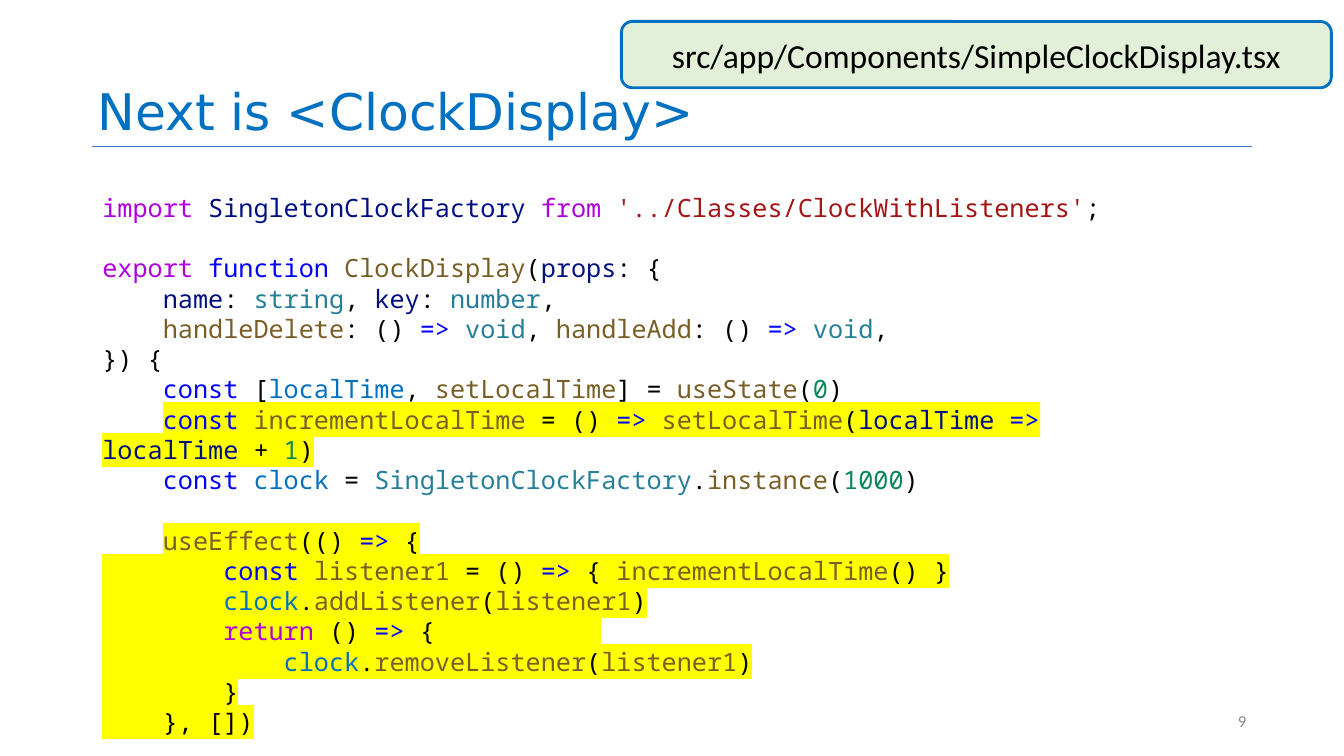
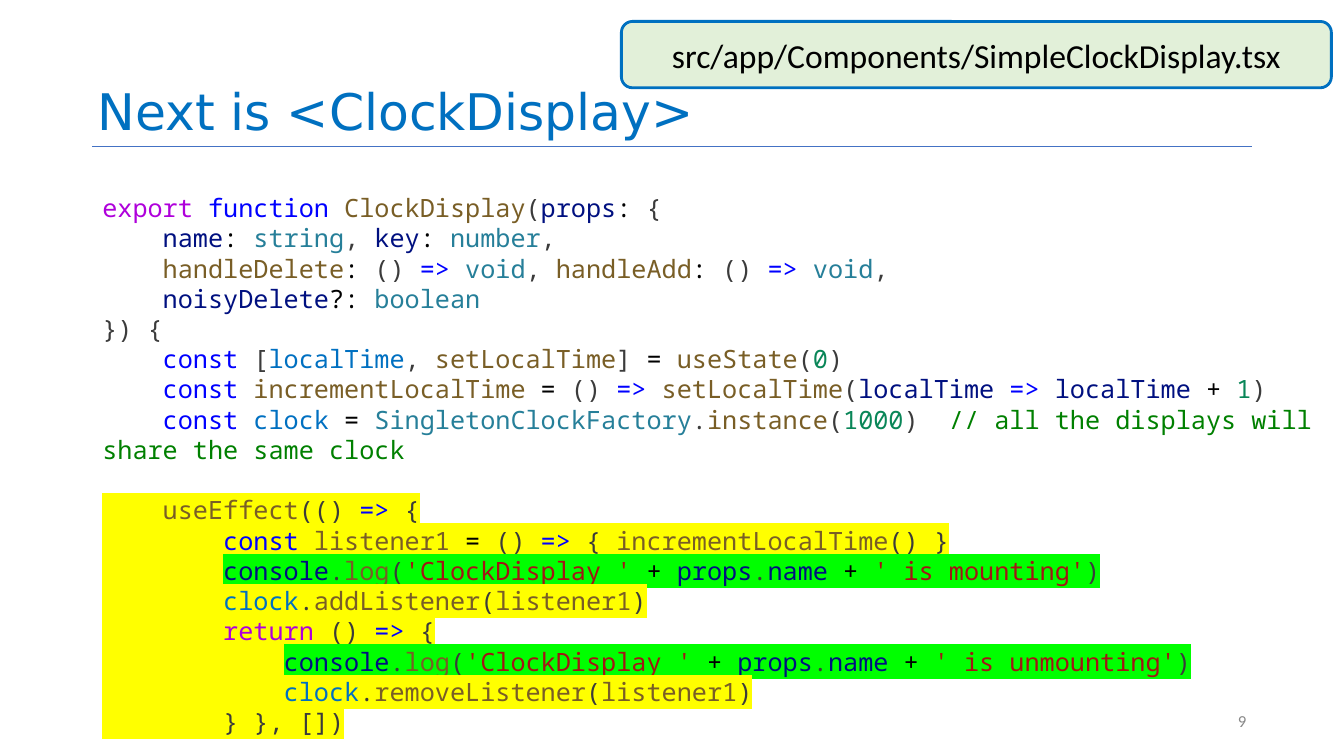
Before and after one commit to neu-se/CS4530-Spring-2024, a slide deck: slide 9 of Slides/Module 09 React Hooks.pptx. Drawn at 1344x756 pixels with LibreOffice and Linux fonts; fonts in the diff are those of the drawing. Boxes give left, top, right and bottom in pixels: in the first picture for what was removed or moved away, otherwise in the second. Text is boxed around its words. In the diff, an @@ line names an element or a change of style, - is before the commit and + after.

```diff
--- a/Slides/Module 09 React Hooks.pptx
+++ b/Slides/Module 09 React Hooks.pptx
@@ text at (102, 197, 1311, 707): text changed; text colour #000000 to #3B3B3B @@
-}
-}, [])
+} }, [])
@@ text at (102, 197, 1100, 223): paragraph removed @@
-import SingletonClockFactory from '../Classes/ClockWithListeners';
@@ text at (102, 197, 1266, 707): text colour #000000 to #3B3B3B in "ClockDisplay(props: {", "string, number,", "[localTime, setLocalTime] useState(0)", "() setLocalTime(localTime 1)" and 5 more places; highlight #FFFF00 to none in "const incrementLocalTime = () => setLocalTime(localTime => ..." @@
@@ text at (163, 259, 889, 314): text changed @@
-handleDelete: () => void, handleAdd: () => void,
-}) {
+handleDelete: () => void, handleAdd: () => void,
+noisyDelete?: boolean
+}) {
@@ text at (102, 410, 1311, 460): text changed; text colour #267F99 to #008000 @@
-const clock = SingletonClockFactory.instance(1000)
+const clock = SingletonClockFactory.instance(1000) // all the displays will share the same clock
@@ text at (223, 561, 1100, 586): paragraph added @@
+console.log('ClockDisplay ' + props.name + ' is mounting')
@@ text at (284, 652, 1190, 677): paragraph added @@
+console.log('ClockDisplay ' + props.name + ' is unmounting')
```
Also in this commit, not shown: 3 other slides changed, 4 slides added, 2 slides removed, 2 other files.
